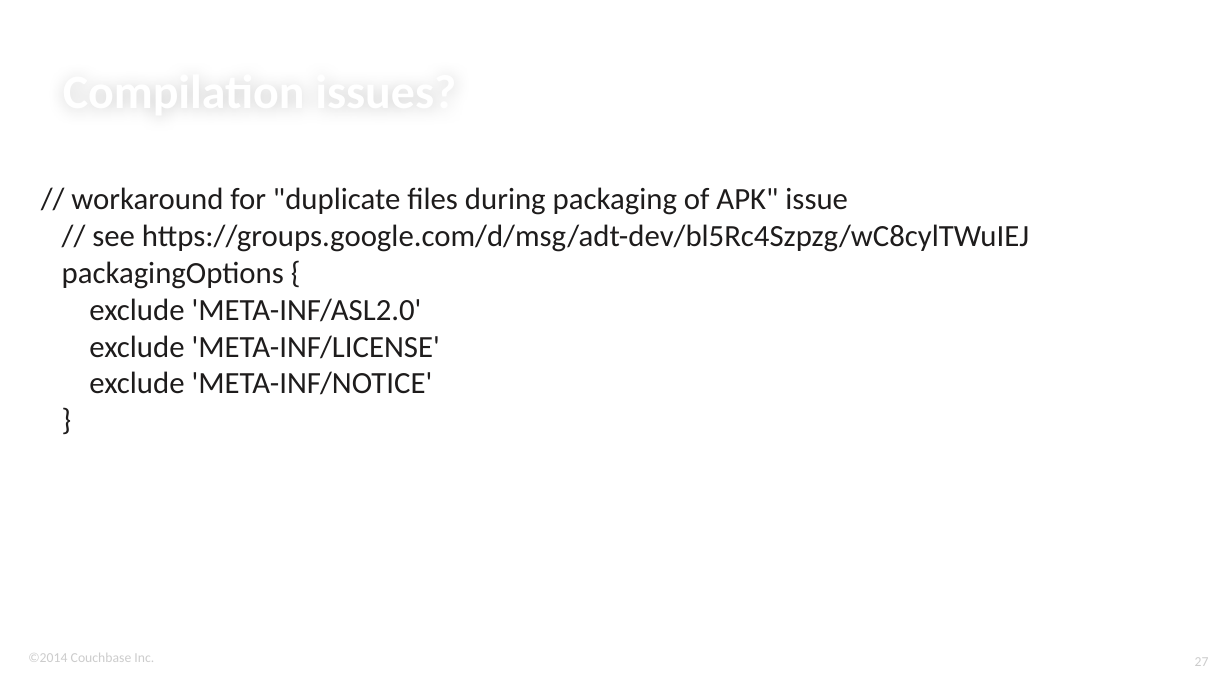
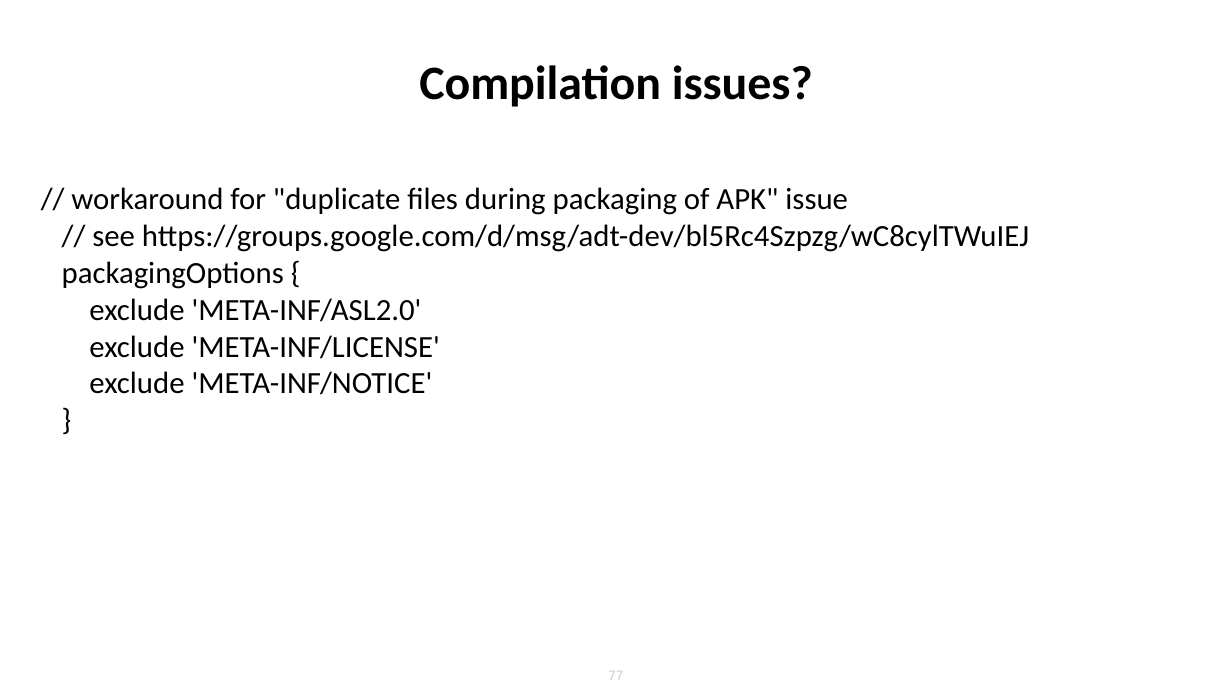
Before and after one commit to ldoguin/couchbase-mobile-android-workshop, a slide deck: slide 77 of AndroidWorkshopMasterDetailFlow.pptx (slide 27 before the commit). Drawn at 1232x693 pixels with LibreOffice and Linux fonts; fonts in the diff are those of the drawing; background and template pictures are left out. Boxes give left, top, right and bottom in pixels: in the first picture for what was removed or moved away, otherwise in the second. Text is boxed around its words. In the diff, an @@ line names an element or a change of style, - is before the commit and + after.

```diff
--- a/AndroidWorkshopMasterDetailFlow.pptx
+++ b/AndroidWorkshopMasterDetailFlow.pptx
@@ title "Compilation issues?": place and size @@
-title "Compilation issues?" at bbox=[63, 2, 1141, 118]
+title "Compilation issues?" at bbox=[419, 65, 813, 107]
@@ title "Compilation issues?" at bbox=[419, 65, 813, 107]: text colour #FFFFFF to #000000; alignment left to centre; vertical alignment bottom to middle @@
@@ text "// workaround for "duplicate files ..." at bbox=[62, 187, 1029, 395]: text colour #1E1C1C to #000000 @@
@@ text removed at bbox=[28, 653, 154, 662] @@
-©2014 Couchbase Inc.
@@ page number removed at bbox=[1195, 657, 1209, 666] @@
-27
@@ page number added at bbox=[608, 671, 623, 680], 8 pt, text #CCCCCC @@
+77
```
Also in this commit, not shown: 27 other slides changed, 58 slides added, 8 slides removed.
